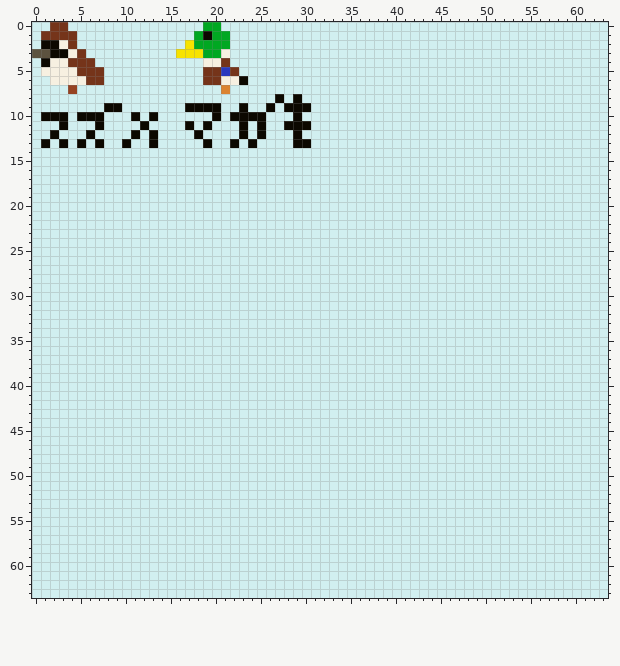
One commit to this pixel-art sprite: src/2024/birds.png. The picture above was drawn from the file before the commit.
The file is 64x64 pixels.
After the commit:
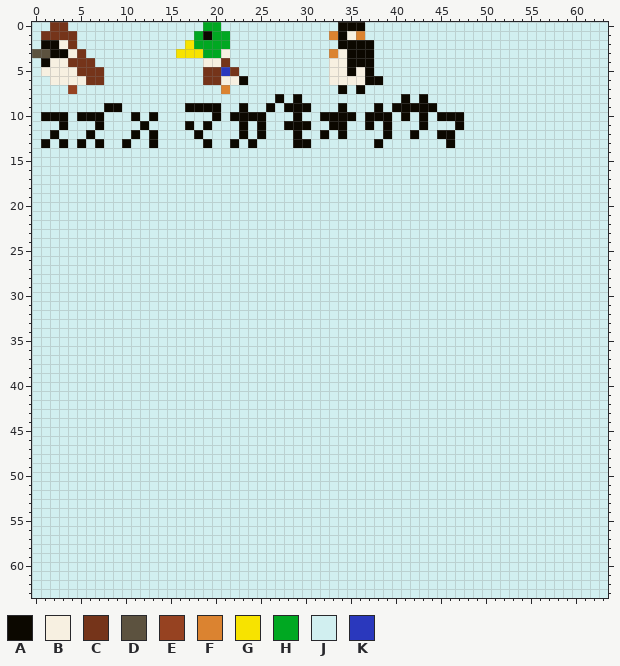
Palette (. is transparent): A #0c0800  B #f7f0e1  C #75341a  D #5c523f  E #964221  F #db8330  G #f7e300  H #00a822  J #d1eff0  K #2a38bd
Difference:
y 0: x 34..36 JJJ -> AAA
y 1: x 33..36 JJJJ -> FABF
y 2: x 34..37 JJJJ -> AAAA
y 3: x 33..37 JJJJJ -> FBAAA
y 4: x 33..37 JJJJJ -> BBAAA
y 5: x 33..37 JJJJJ -> BBABA
y 6: x 33..38 JJJJJJ -> BBBBAA
y 7: x 34 J -> A; x 36 J -> A
y 8: x 41 J -> A; x 43 J -> A
y 9: x 34 J -> A; x 38 J -> A; x 40..44 JJJJJ -> AAAAA
y 10: x 32..35 JJJJ -> AAAA; x 37..39 JJJ -> AAA; x 41 J -> A; x 43 J -> A; x 45..47 JJJ -> AAA
y 11: x 33..34 JJ -> AA; x 37 J -> A; x 39 J -> A; x 43 J -> A; x 47 J -> A
y 12: x 32 J -> A; x 34 J -> A; x 39 J -> A; x 42 J -> A; x 45..46 JJ -> AA
y 13: x 38 J -> A; x 46 J -> A
